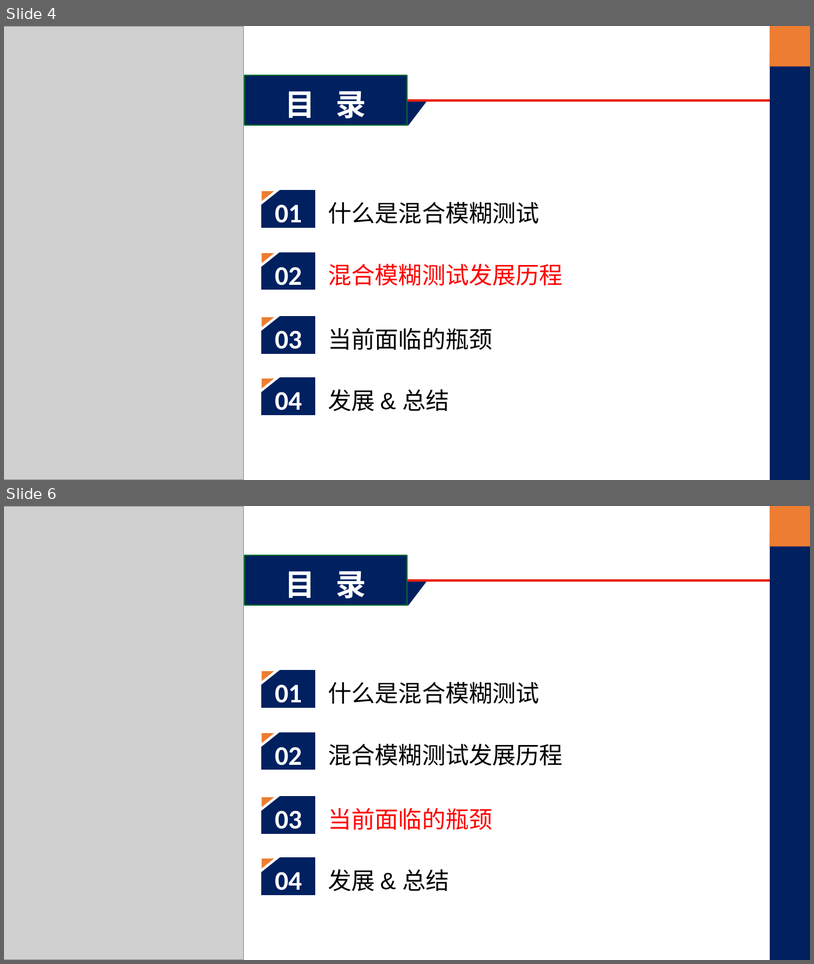
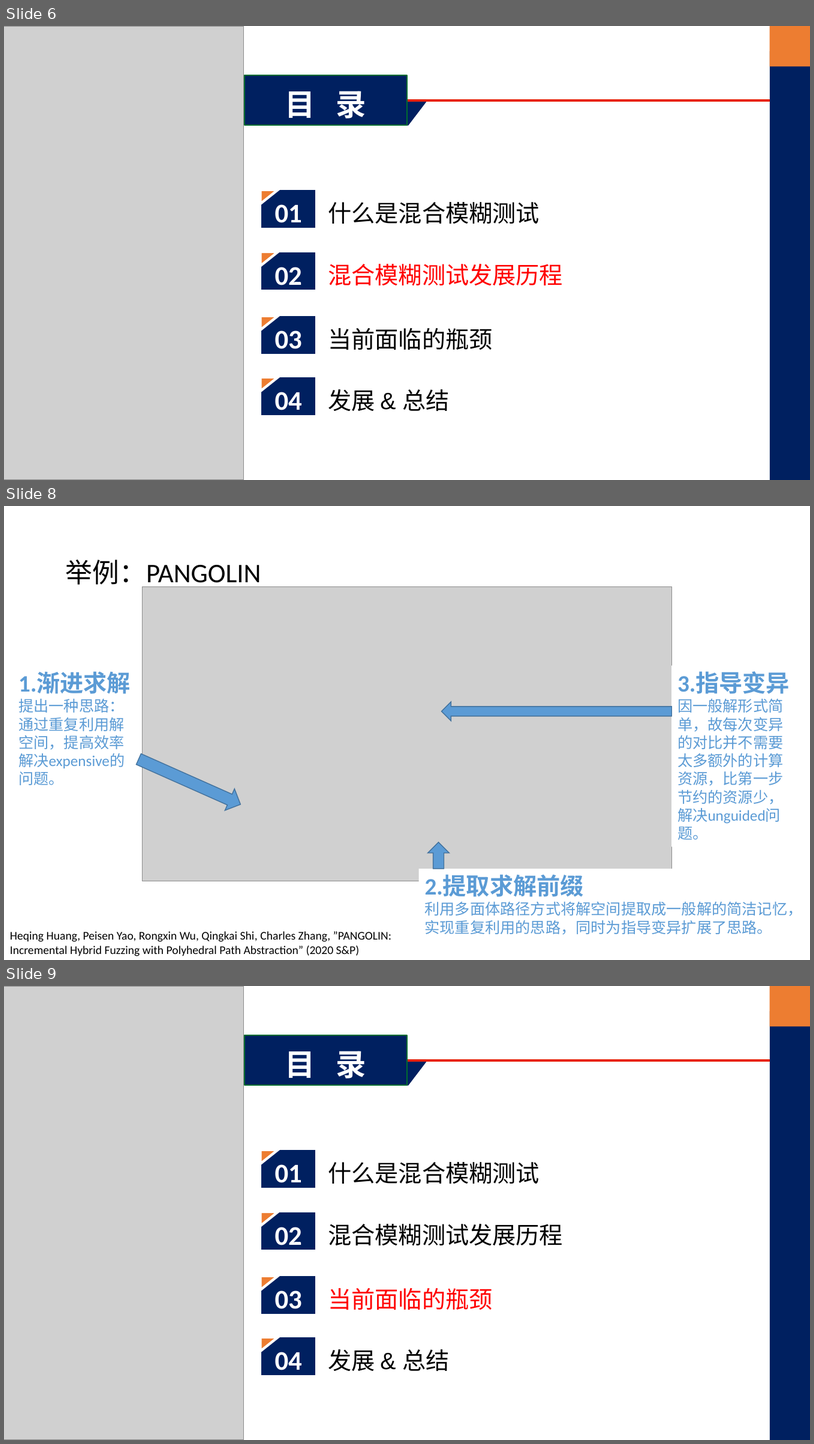
Before and after one commit to WayneDevMaze/Chinese_review_fuzzing, a slide deck: PPT/A Survey of Hybrid Fuzzing based on Symbolic Execution.pptx. Shown one above the other, each under a label of ours: slides 4 and 6 before the commit, slides 6, 8 and 9 after it; the slides between them are not shown. The pictures are 814x964 and 814x1444 pixels, drawn with LibreOffice and Linux fonts; fonts in the diff are those of the drawing; grey boxes stand for pictures. Boxes give left, top, right and bottom in pixels: in the first picture for what was removed or moved away, otherwise in the second. Text is boxed around its words. In the diff, an @@ line names an element or a change of style, - is before the commit and + after.

```diff
--- a/PPT/A Survey of Hybrid Fuzzing based on Symbolic Execution.pptx
+++ b/PPT/A Survey of Hybrid Fuzzing based on Symbolic Execution.pptx
@@ slide 8 added at (4, 506, 810, 960), background #FFFFFF @@
@@ title added at (65, 559, 261, 589), 32 pt, text #000000 @@
+举例：PANGOLIN
@@ picture added at (143, 587, 672, 881) @@
@@ text added at (18, 672, 131, 785), 18 pt, text #5B9BD5 @@
+1.渐进求解
+提出一种思路：通过重复利用解空间，提高效率解决expensive的问题。
@@ text added at (678, 672, 790, 840), 18 pt, text #5B9BD5 @@
+3.指导变异
+因一般解形式简单，故每次变异的对比并不需要太多额外的计算资源，比第一步节约的资源少，解决unguided问题。
@@ left arrow added at (442, 702, 672, 721), fill #5B9BD5, outline #43739E 1 pt @@
@@ down arrow added at (134, 748, 246, 814), fill #5B9BD5, outline #43739E 1 pt @@
@@ up arrow added at (428, 842, 449, 868), fill #5B9BD5, outline #43739E 1 pt @@
@@ text added at (425, 875, 803, 934), 18 pt, text #5B9BD5 @@
+2.提取求解前缀
+利用多面体路径方式将解空间提取成一般解的简洁记忆，实现重复利用的思路，同时为指导变异扩展了思路。
@@ text added at (10, 931, 392, 956), 14 pt, text #000000 @@
+Heqing Huang, Peisen Yao, Rongxin Wu, Qingkai Shi, Charles Zhang, ”PANGOLIN: Incremental Hybrid Fuzzing with Polyhedral Path Abstraction” (2020 S&P)
@@ what was slide 4 is now slide 6 @@
@@ what was slide 6 is now slide 9 @@
```
Also in this commit, not shown: 5 other slides added, 3 slides removed.
